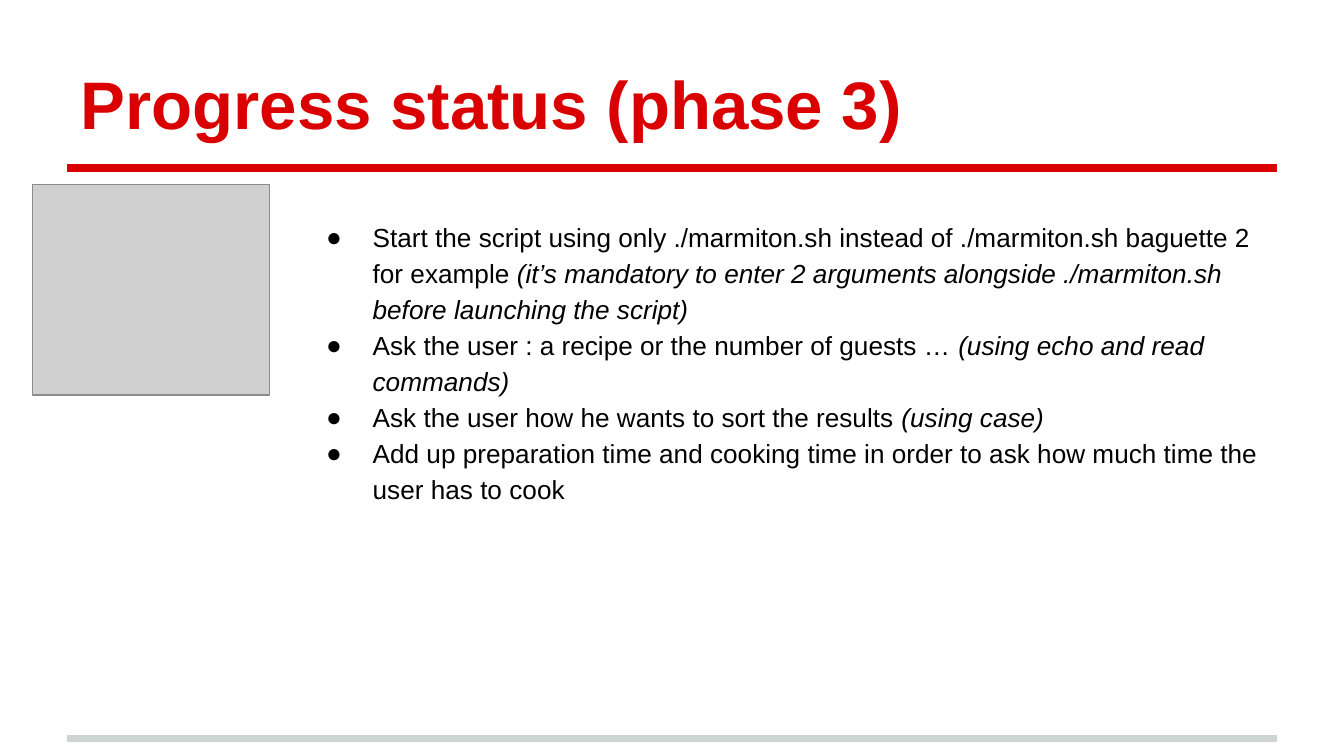
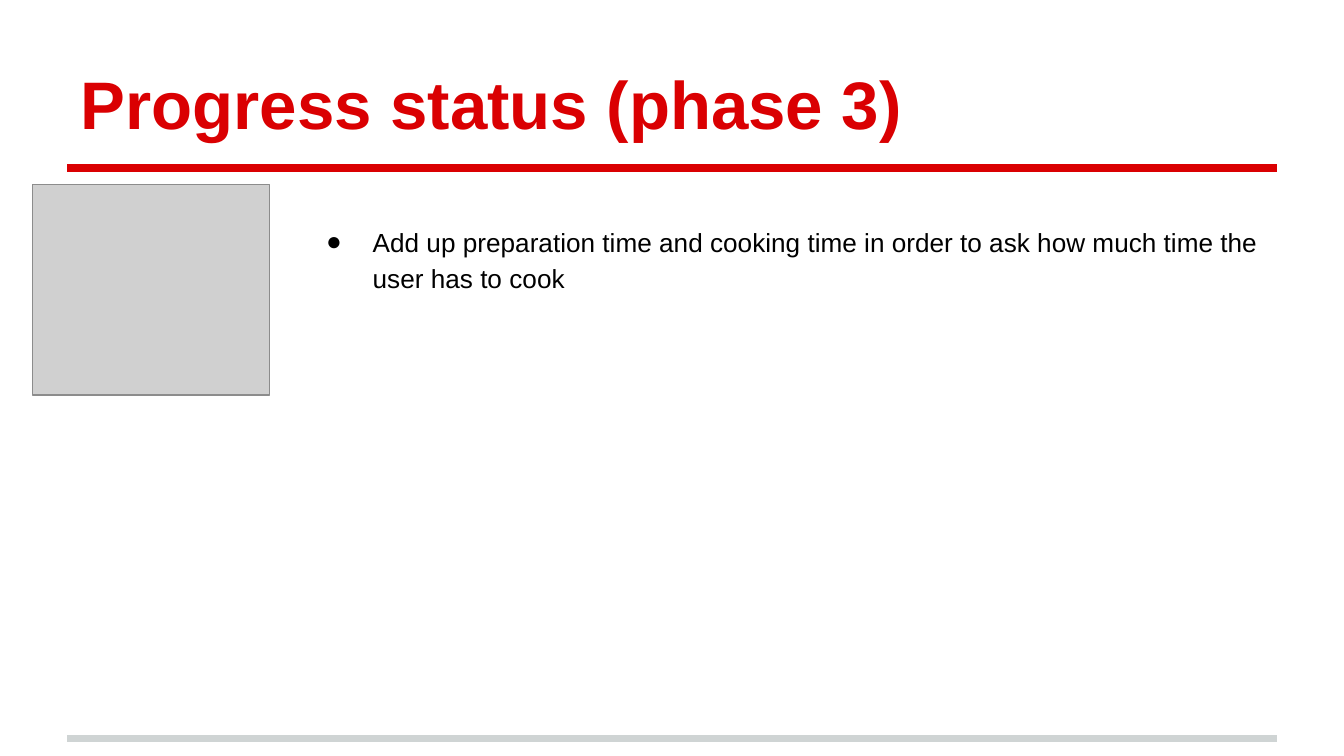
Before and after one commit to kiago/isepse2014, a slide deck: slide 7 of projects/marmiton/Marmiton_project.pptx. Drawn at 1344x756 pixels with LibreOffice and Linux fonts; fonts in the diff are those of the drawing; grey boxes stand for pictures. Boxes give left, top, right and bottom in pixels: in the first picture for what was removed or moved away, otherwise in the second. Text is boxed around its words. In the diff, an @@ line names an element or a change of style, - is before the commit and + after.

```diff
--- a/projects/marmiton/Marmiton_project.pptx
+++ b/projects/marmiton/Marmiton_project.pptx
@@ text at box(373, 228, 1250, 433): paragraphs removed @@
-● Start the script using only ./marmiton.sh instead of ./marmiton.sh baguette 2 for example (it’s mandatory to enter 2 arguments alongside ./marmiton.sh before launching the script)
-● Ask the user : a recipe or the number of guests … (using echo and read commands)
-● Ask the user how he wants to sort the results (using case)
```
Also in this commit, not shown: 2 other slides changed, 1 slide added, 1 slide removed, 3 other files.
